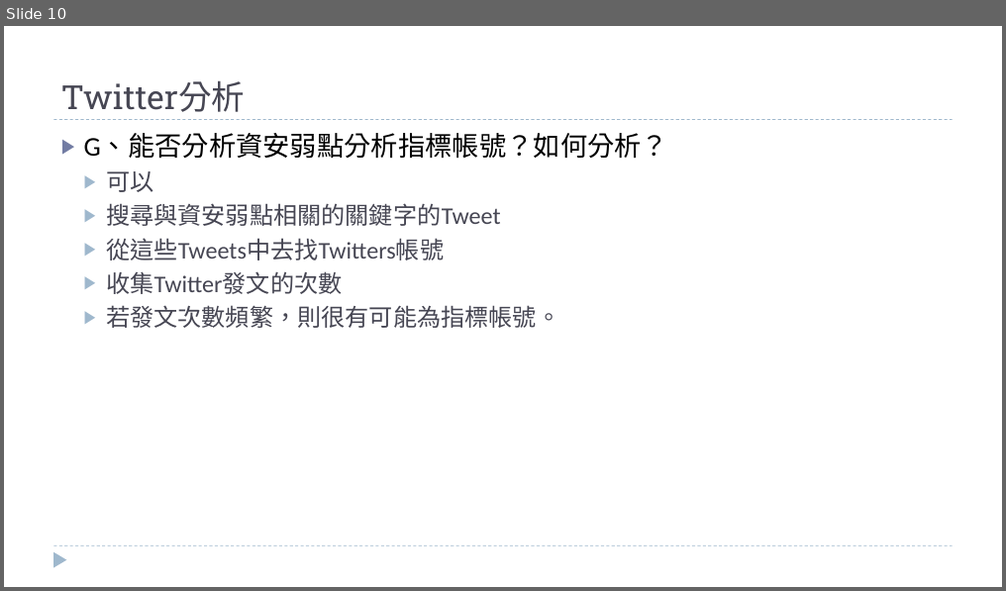
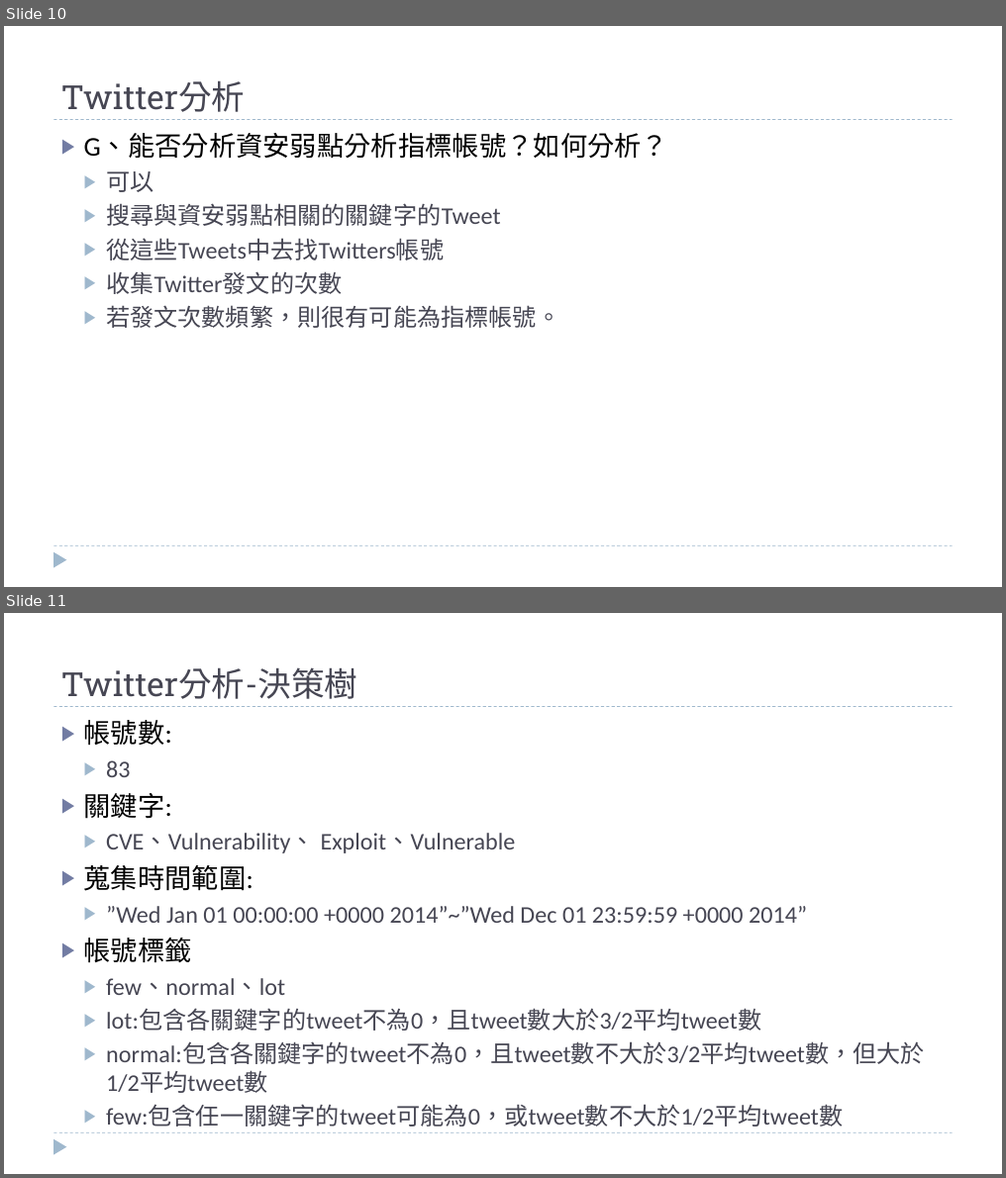
Before and after one commit to AdamXiaoEn/ntust-Social-media-HW1, a slide deck: 社群媒體分析實務.pptx. Shown one above the other, each under a label of ours: slide 10 before the commit, slides 10 and 11 after it. The pictures are 1006x591 and 1006x1178 pixels, drawn with LibreOffice and Linux fonts; fonts in the diff are those of the drawing. Boxes give left, top, right and bottom in pixels: in the first picture for what was removed or moved away, otherwise in the second. Text is boxed around its words. In the diff, an @@ line names an element or a change of style, - is before the commit and + after.

```diff
--- a/社群媒體分析實務.pptx
+++ b/社群媒體分析實務.pptx
@@ slide 11 added at [4, 613, 1002, 1174], background #FFFFFF; not listed: 3 template elements that a slide beside it also shows @@
@@ title added at [61, 667, 357, 699], 32 pt, text #464653 @@
+Twitter分析-決策樹
@@ text added at [84, 720, 925, 1127], 23 pt, text #464653 @@
+▶ 帳號數:
+  ▶ 83
+▶ 關鍵字:
+  ▶ CVE、Vulnerability、 Exploit、Vulnerable
+▶ 蒐集時間範圍:
+  ▶ ”Wed Jan 01 00:00:00 +0000 2014”~”Wed Dec 01 23:59:59 +0000 2014”
+▶ 帳號標籤
+  ▶ few、normal、lot
+  ▶ lot:包含各關鍵字的tweet不為0，且tweet數大於3/2平均tweet數
+  ▶ normal:包含各關鍵字的tweet不為0，且tweet數不大於3/2平均tweet數，但大於 1/2平均tweet數
+  ▶ few:包含任一關鍵字的tweet可能為0，或tweet數不大於1/2平均tweet數
```
Also in this commit, not shown: 2 other slides added, 1 other file.
